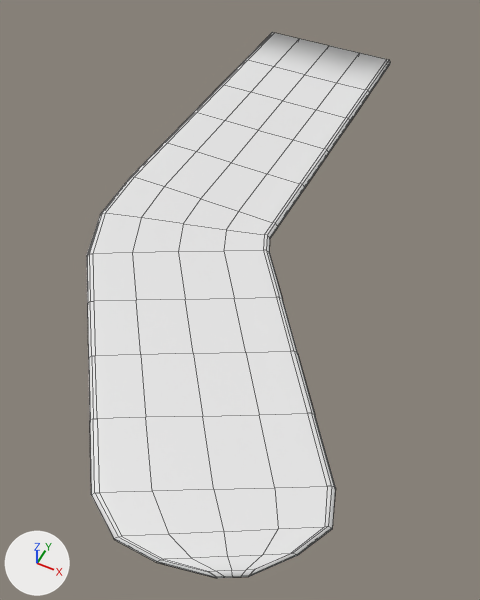
Two versions of the Blender file Assets/Socks/Models/sock2.blend, one commit apart.
Camera for both pictures: a 50 mm camera at (3.16, -6.3, 5.16) aimed at (0.95, -1.87, -0.37). Lighting does not change. The marker at lower left points along +X, +Y and +Z. The first picture is the older version. Mesh edges are drawn as thin lines.

The older version as bpy lines, for what is in view:
```python
me_plane = bpy.data.meshes.new('Plane')
me_plane.from_pydata(...)  # 290 vertices, 288 faces; spans x -1.0..2.85, y -7.53..0.47, z 0.0..0.09
ob_sock = bpy.data.objects.new('Sock', me_plane)
ob_sock.location = (0.0, 2.65, 0.0)
```
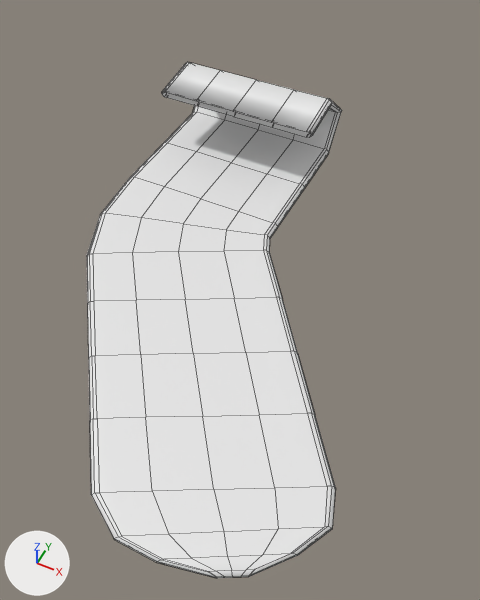
The newer file adds a shape key; the second version is drawn at full value of the shape key 'Key 1' of 'Sock', and the change is written as the vertex moves it makes.

Changed parts and their boxes [x1, y1, x2, y2] in the pictures (480 x 600 px; the box of a moved part takes in the faces that stretch with it):
'Sock', reshaped (16% narrower)
    before: [87, 32, 391, 578]
    after: [87, 62, 342, 578]
part 1 of me_plane, moved or reshaped
    before: [193, 32, 391, 153]
    after: [161, 62, 342, 152]

Patch to the scene script:
```diff
--- a/Assets/Socks/Models/sock2.blend.py
+++ b/Assets/Socks/Models/sock2.blend.py
@@ me_plane @@
 # used by ob_sock; location = (0.0, 2.65, 0.0)
-me_plane.from_pydata(...)  # 290 vertices, 288 faces; spans x -1.0..2.85, y -7.53..0.47, z 0.0..0.09
+me_plane.from_pydata(...)  # 290 vertices, 288 faces; spans x -1.0..2.85, y -7.53..-1.72, z 0.0..0.87
+# me_plane part 1: 64 of 290 vertices moved; they spanned x -1.0..1.0, y -1.29..0.47, z 0.0..0.09 and now span x -1.0..1.0, y -2.81..-1.72, z 0.47..0.87; mean shift (0.0, -2.02, 0.65); largest move (-0.97, 0.47, 0.0) -> (-0.97, -2.81, 0.78)
```
